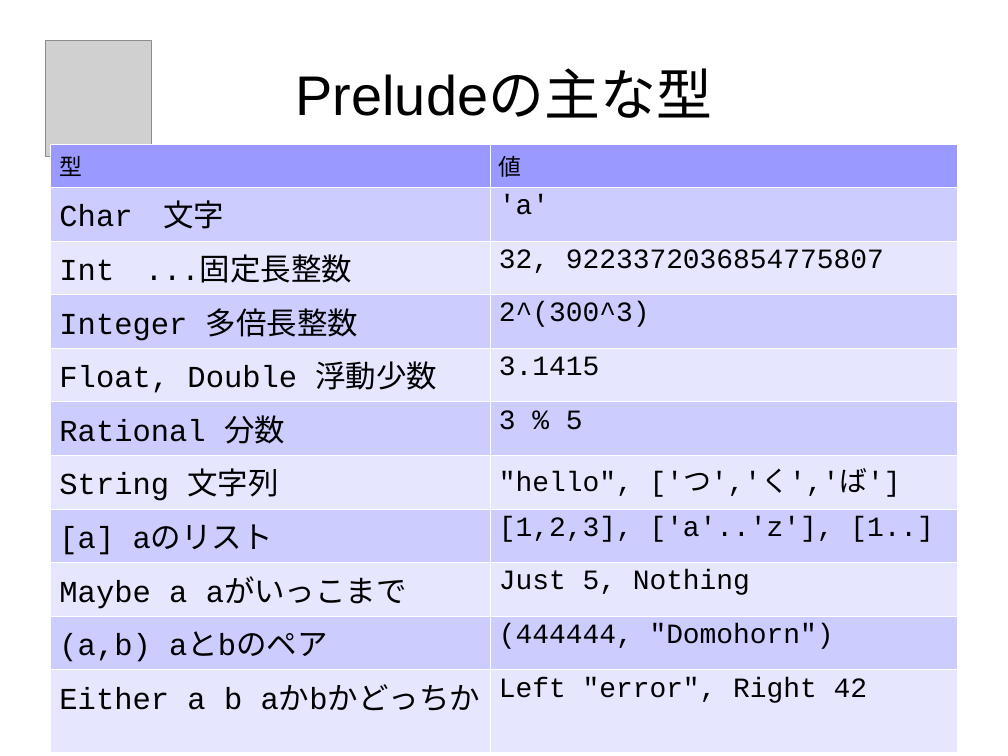
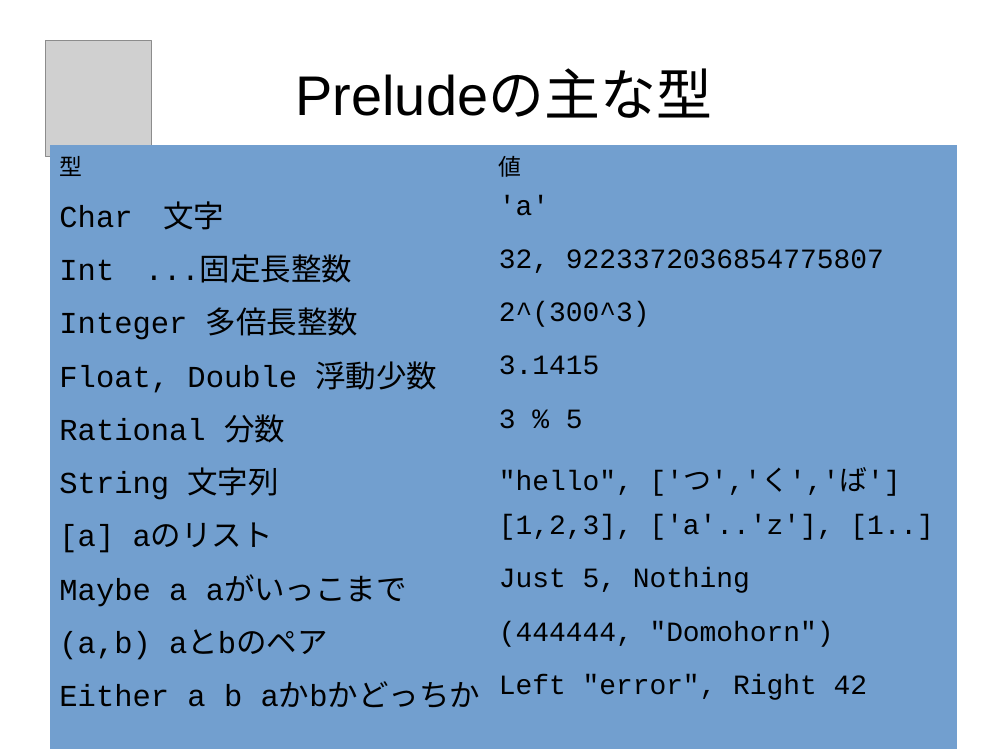
Before and after one commit to nushio3/learn-haskell, a slide deck: slide 46 of Tsukuba-2016.odp. Drawn at 1008x756 pixels with LibreOffice and Linux fonts; fonts in the diff are those of the drawing; grey boxes stand for pictures. Boxes give left, top, right and bottom in pixels: in the first picture for what was removed or moved away, otherwise in the second. Text is boxed around its words. In the diff, an @@ line names an element or a change of style, - is before the commit and + after.

```diff
--- a/Tsukuba-2016.odp
+++ b/Tsukuba-2016.odp
@@ table at <box>50,145,958,720</box> @@
@@ fill #9999FF to #729FCF in row 1 @@
@@ fill #CCCCFF to #729FCF in 10 cells @@
@@ fill #E6E6FF to #729FCF in 10 cells @@
@@ borders changed @@
```
Also in this commit, not shown: 8 other slides changed, 1 slide added, 5 other files.
